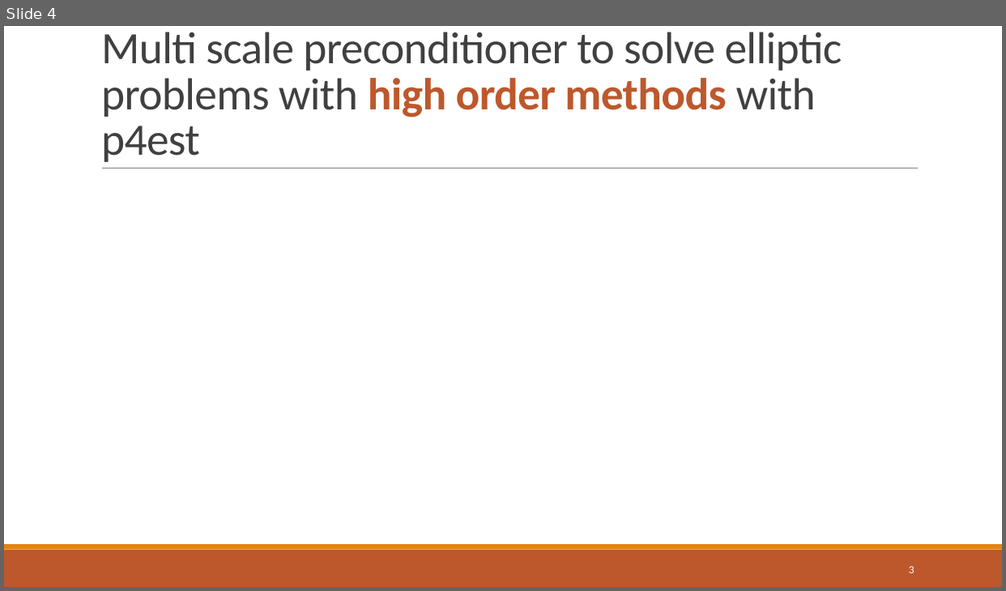
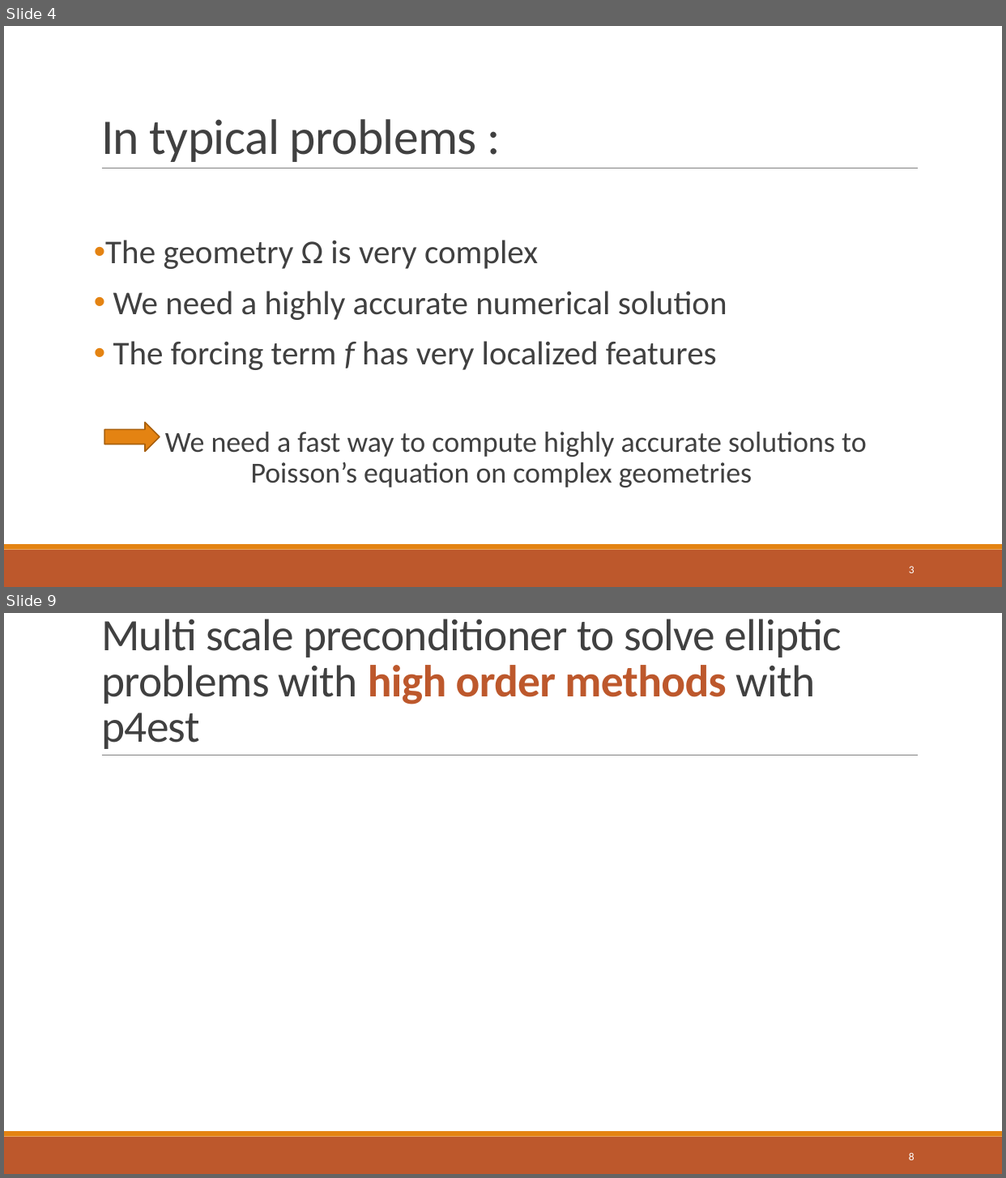
Before and after one commit to dweicker/pres, a slide deck: thesis.pptx. Shown one above the other, each under a label of ours: slide 4 before the commit, slides 4 and 9 after it; the slides between them are not shown. The pictures are 1006x591 and 1006x1178 pixels, drawn with LibreOffice and Linux fonts; fonts in the diff are those of the drawing. Boxes give left, top, right and bottom in pixels: in the first picture for what was removed or moved away, otherwise in the second. Text is boxed around its words. In the diff, an @@ line names an element or a change of style, - is before the commit and + after.

```diff
--- a/thesis.pptx
+++ b/thesis.pptx
@@ slide 4 added at <box>4,26,1002,587</box>, background #FFFFFF; not listed: 3 template elements that a slide beside it also shows @@
@@ title added at <box>101,119,477,162</box>, 48 pt, text #404040 @@
+In typical problems :
@@ text added at <box>105,240,867,488</box>, 32 pt, text #404040 @@
+• The geometry Ω is very complex
+• We need a highly accurate numerical solution
+• The forcing term f has very localized features
+          We need a fast way to compute highly accurate solutions to Poisson’s equation on complex geometries
@@ right arrow added at <box>104,423,159,452</box>, fill #E48312, outline #A9610D 1.25 pt @@
@@ page number added at <box>909,566,914,574</box>, 10.5 pt, text #FFFFFF @@
+3
@@ what was slide 4 is now slide 9 @@
@@ page number at <box>909,1153,914,1161</box>: text changed @@
-3
+8
```
Also in this commit, not shown: 3 slides changed, 4 other slides added, 4 other files.
